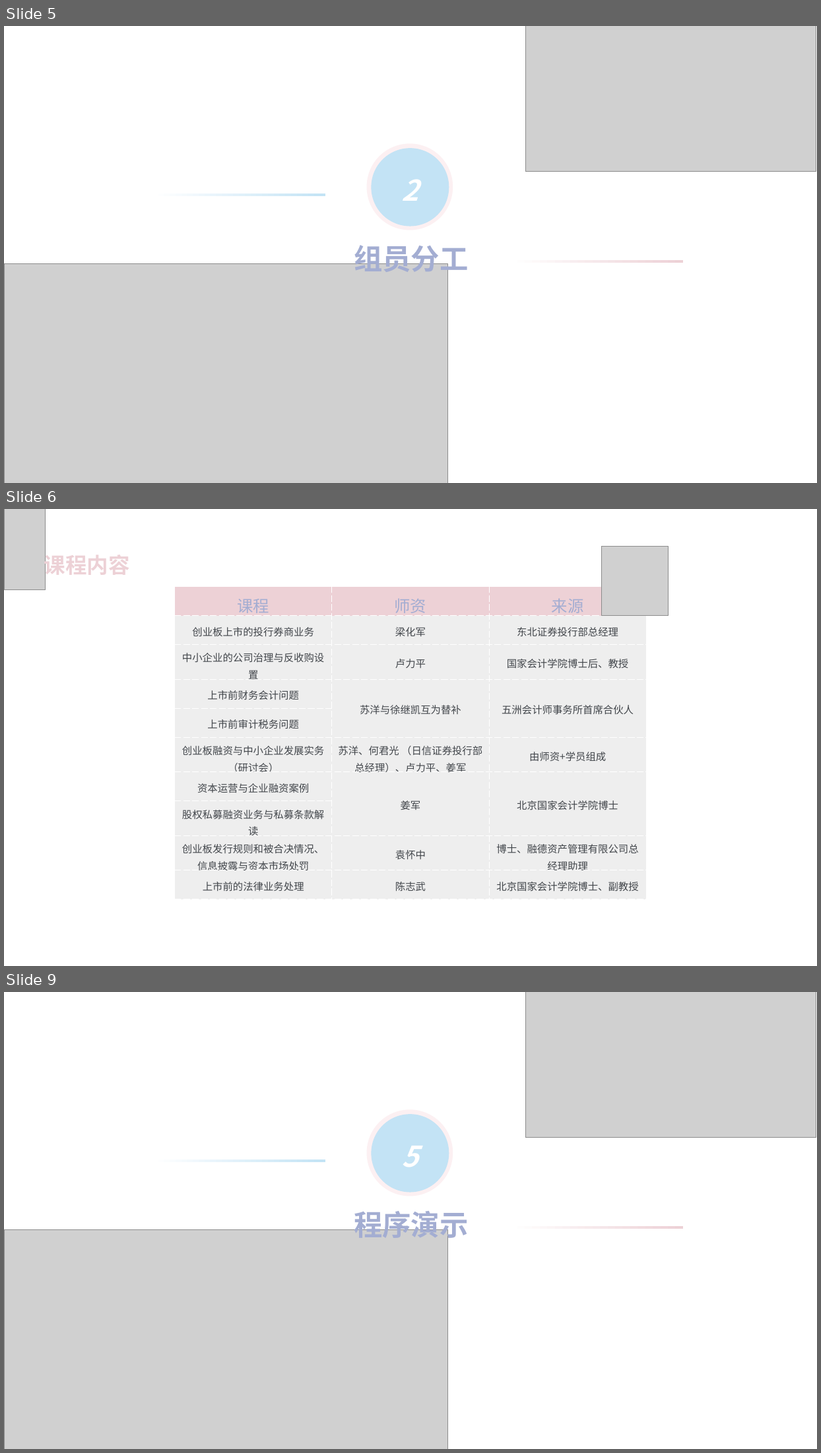
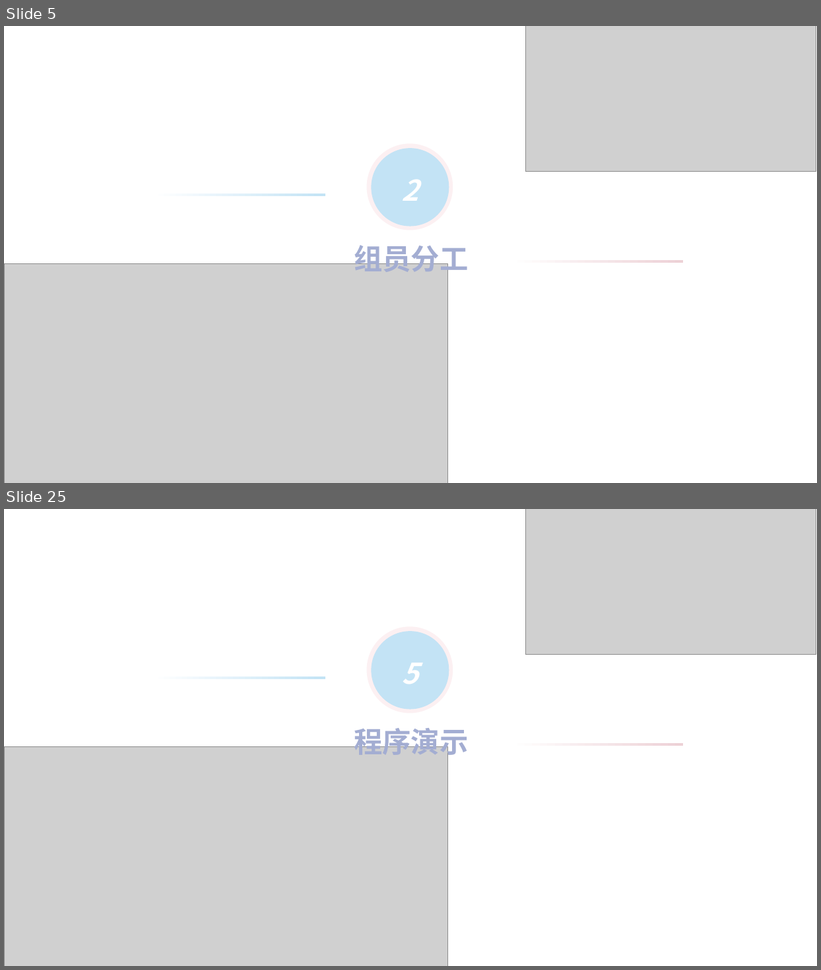
Before and after one commit to un-poco/Python-gobang, a slide deck: Python课设答辩.pptx. Shown one above the other, each under a label of ours: slides 5, 6 and 9 before the commit, slides 5 and 25 after it; the slides between them are not shown. The pictures are 821x1453 and 821x970 pixels, drawn with LibreOffice and Linux fonts; fonts in the diff are those of the drawing; grey boxes stand for pictures. Boxes give left, top, right and bottom in pixels: in the first picture for what was removed or moved away, otherwise in the second. Text is boxed around its words. In the diff, an @@ line names an element or a change of style, - is before the commit and + after.

```diff
--- a/Python课设答辩.pptx
+++ b/Python课设答辩.pptx
@@ slide 6 removed at [4,509,817,966], background #FFFFFF @@
@@ picture removed at [4,509,45,590] @@
@@ picture removed at [602,547,668,616] @@
@@ text removed at [44,551,130,579] @@
-课程内容
@@ table removed at [175,586,647,896], 10 rows, 3 columns @@
-课程 | 师资 | 来源
-创业板上市的投行券商业务 | 梁化军 | 东北证券投行部总经理
-中小企业的公司治理与反收购设置 | 卢力平 | 国家会计学院博士后、教授
-上市前财务会计问题 | 苏洋与徐继凯互为替补 | 五洲会计师事务所首席合伙人
-上市前审计税务问题 |  | 
-创业板融资与中小企业发展实务（研讨会） | 苏洋、何君光 （日信证券投行部总经理）、卢力平、姜军 | 由师资+学员组成
-资本运营与企业融资案例 | 姜军 | 北京国家会计学院博士
-股权私募融资业务与私募条款解读 |  | 
-创业板发行规则和被合决情况、信息披露与资本市场处罚 | 袁怀中 | 博士、融德资产管理有限公司总经理助理
-上市前的法律业务处理 | 陈志武 | 北京国家会计学院博士、副教授
@@ what was slide 9 is now slide 25 @@
```
Also in this commit, not shown: 3 slides changed, 17 slides added, 1 other slide removed, 16 other files.
